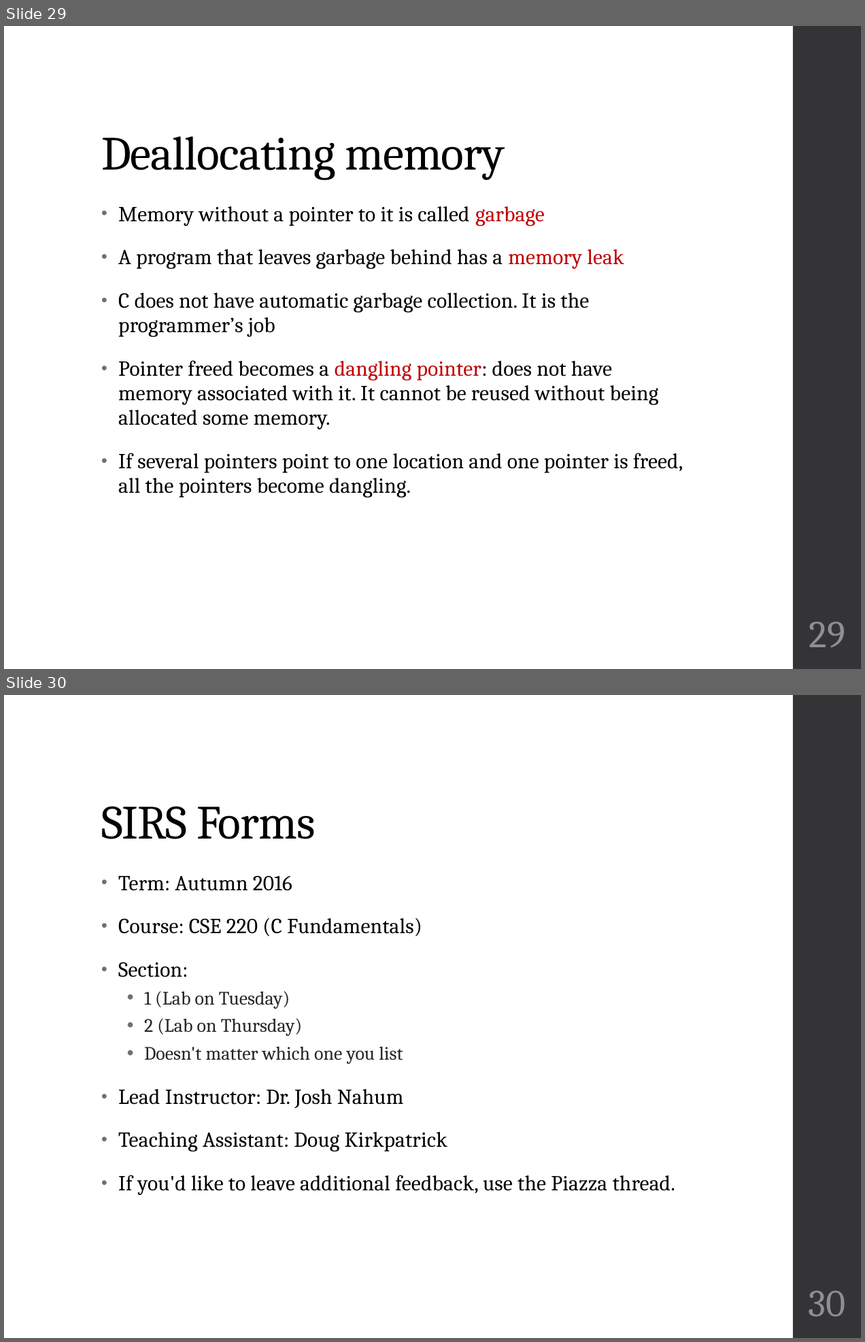
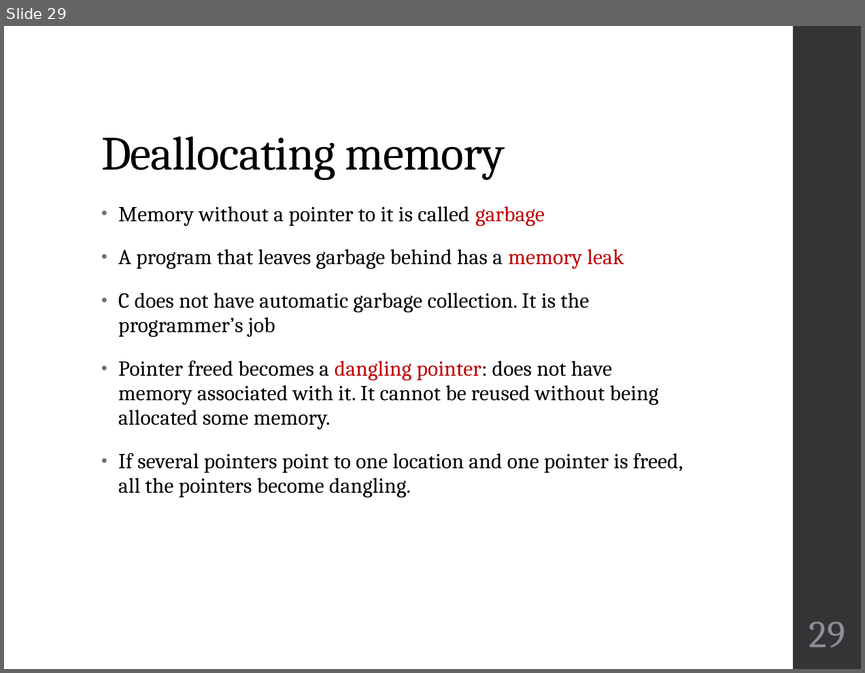
Before and after one commit to geneti/cse220_2020fall, a slide deck: Lectures/cse220-20-memory-allocation.pptx. Shown one above the other, each under a label of ours: slides 29 and 30 before the commit, slide 29 after it. The pictures are 865x1342 and 865x673 pixels, drawn with LibreOffice and Linux fonts; fonts in the diff are those of the drawing. Boxes give left, top, right and bottom in pixels: in the first picture for what was removed or moved away, otherwise in the second. Text is boxed around its words. In the diff, an @@ line names an element or a change of style, - is before the commit and + after.

Commit message:
lecture 26

```diff
--- a/Lectures/cse220-20-memory-allocation.pptx
+++ b/Lectures/cse220-20-memory-allocation.pptx
@@ slide 30 removed at bbox=[4, 695, 861, 1338], background #FFFFFF; not listed: 1 template element that a slide beside it also shows @@
@@ title removed at bbox=[101, 806, 315, 839] @@
-SIRS Forms
@@ text removed at bbox=[118, 876, 675, 1195] @@
-• Term: Autumn 2016
-• Course: CSE 220 (C Fundamentals)
-• Section:
-  • 1 (Lab on Tuesday)
-  • 2 (Lab on Thursday)
-  • Doesn't matter which one you list
-• Lead Instructor: Dr. Josh Nahum
-• Teaching Assistant: Doug Kirkpatrick
-• If you'd like to leave additional feedback, use the Piazza thread.
@@ page number removed at bbox=[808, 1290, 846, 1316] @@
-30
```
Also in this commit, not shown: 2 other files.
